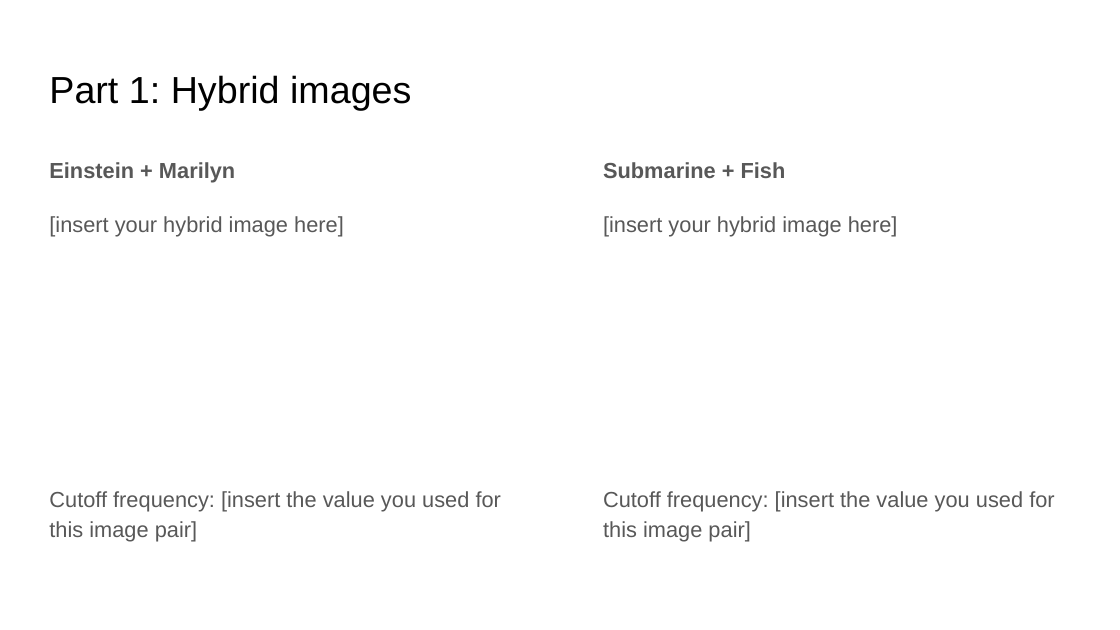
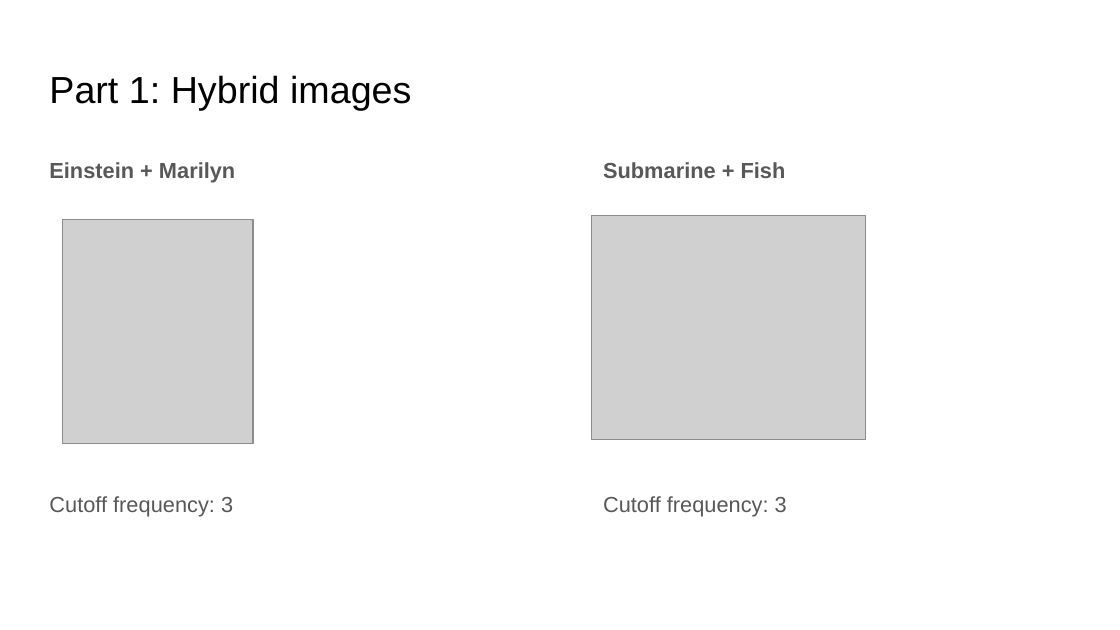
Before and after one commit to ShuvoNewaz/CS-6476-Projects-Fall2022, a slide deck: slide 7 of docs/report.pptx. Drawn at 1120x630 pixels with LibreOffice and Linux fonts; fonts in the diff are those of the drawing; grey boxes stand for pictures. Boxes give left, top, right and bottom in pixels: in the first picture for what was removed or moved away, otherwise in the second. Text is boxed around its words. In the diff, an @@ line names an element or a change of style, - is before the commit and + after.

```diff
--- a/docs/report.pptx
+++ b/docs/report.pptx
@@ picture added at (x1=63, y1=220, x2=253, y2=444) @@
@@ picture added at (x1=591, y1=216, x2=865, y2=440) @@
@@ text at (x1=49, y1=496, x2=233, y2=517): text changed @@
-[insert your hybrid image here]
-Cutoff frequency: [insert the value you used for this image pair]
+Cutoff frequency: 3
@@ text at (x1=603, y1=496, x2=787, y2=517): text changed @@
-[insert your hybrid image here]
-Cutoff frequency: [insert the value you used for this image pair]
+Cutoff frequency: 3
```
Also in this commit, not shown: 20 other slides changed, 17 other files.
